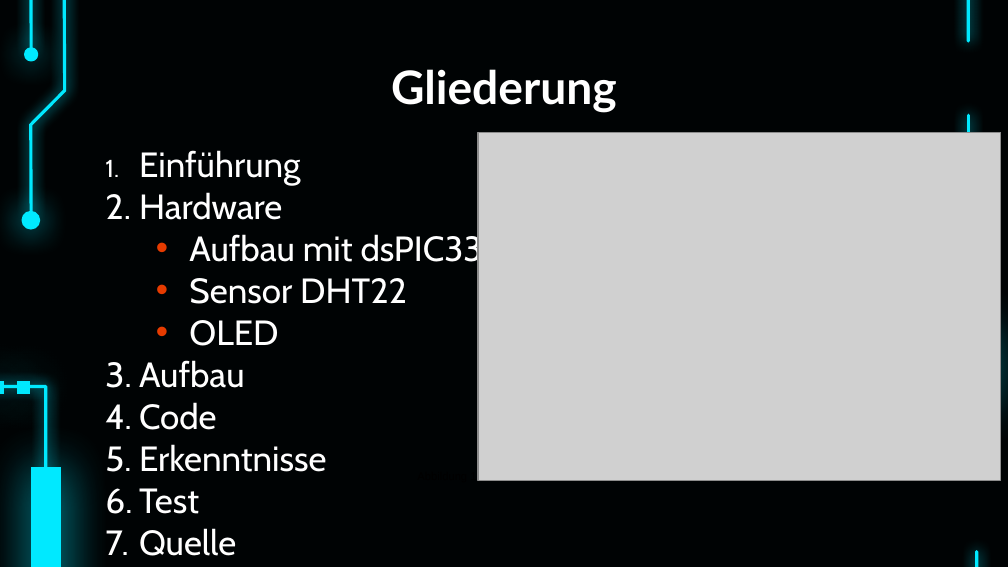
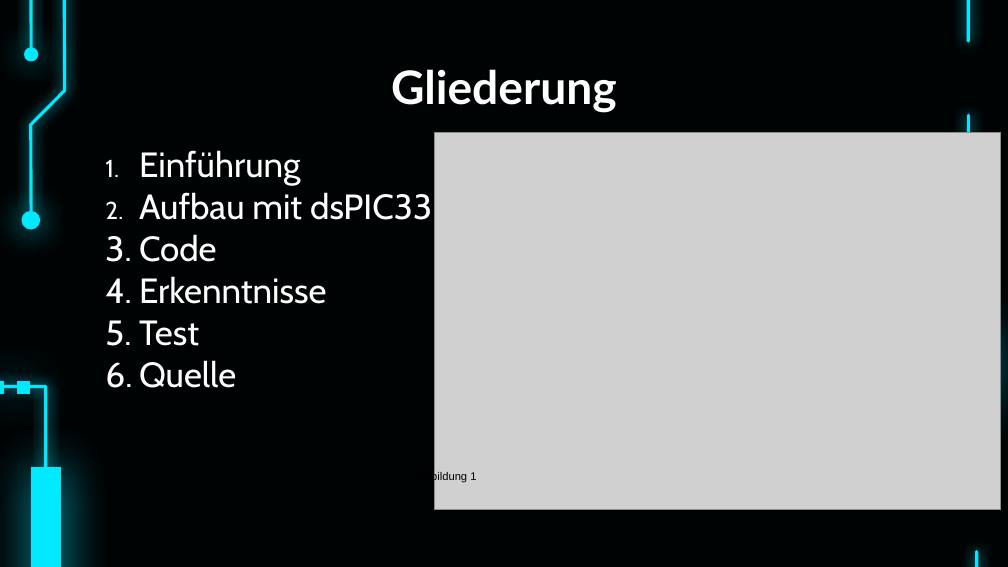
Before and after one commit to bayerju/mikro_loabor, a slide deck: slide 2 of MIC.pptx. Drawn at 1008x567 pixels with LibreOffice and Linux fonts; fonts in the diff are those of the drawing; grey boxes stand for pictures. Boxes give left, top, right and bottom in pixels: in the first picture for what was removed or moved away, otherwise in the second. Text is boxed around its words. In the diff, an @@ line names an element or a change of style, - is before the commit and + after.

Commit message:
Ptäsentation, letzte Verbesserungen Felix

```diff
--- a/MIC.pptx
+++ b/MIC.pptx
@@ picture: place and size @@
-picture at box(478, 132, 1001, 481)
+picture at box(434, 132, 1001, 510)
@@ text at box(139, 192, 282, 220): paragraph removed @@
-2. Hardware
@@ text at box(139, 192, 432, 220): bullet • to 1.; list level 2 to 1 in "Aufbau mit dsPIC33"; bullet colour #E63B00 to #FFFFFF @@
@@ text at box(139, 278, 407, 388): paragraphs removed @@
-  • Sensor DHT22
-  • OLED
-3. Aufbau
@@ text added at box(417, 471, 476, 482), 8 pt, text #000000 @@
+Abbildung 1
```
